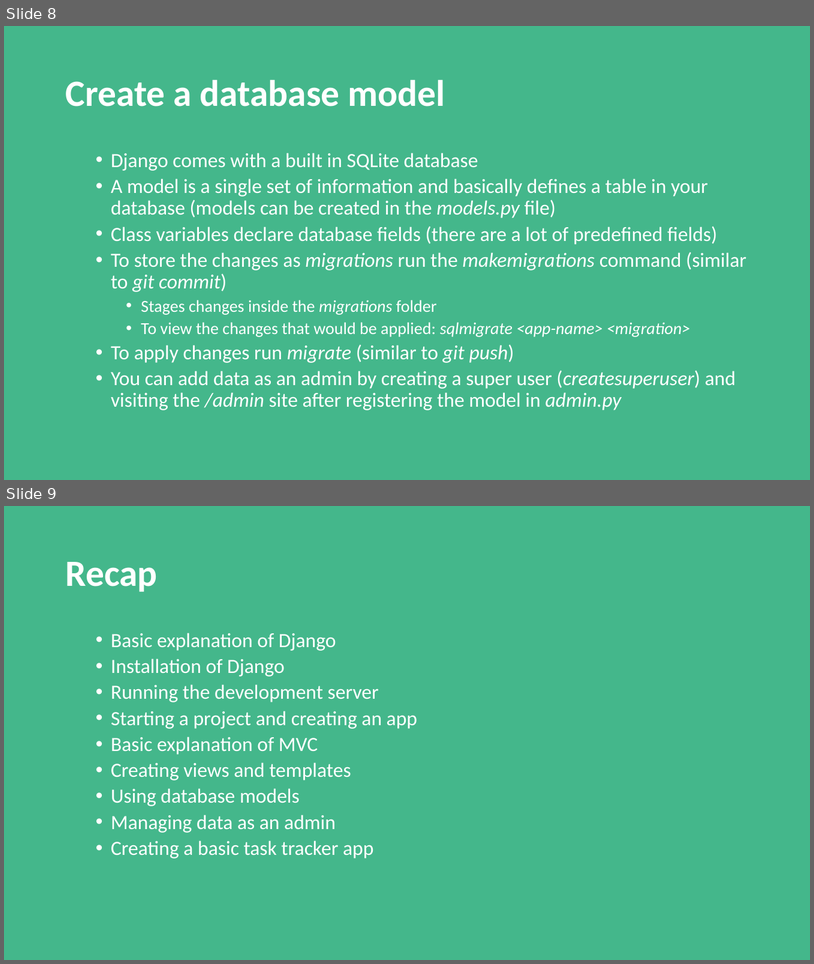
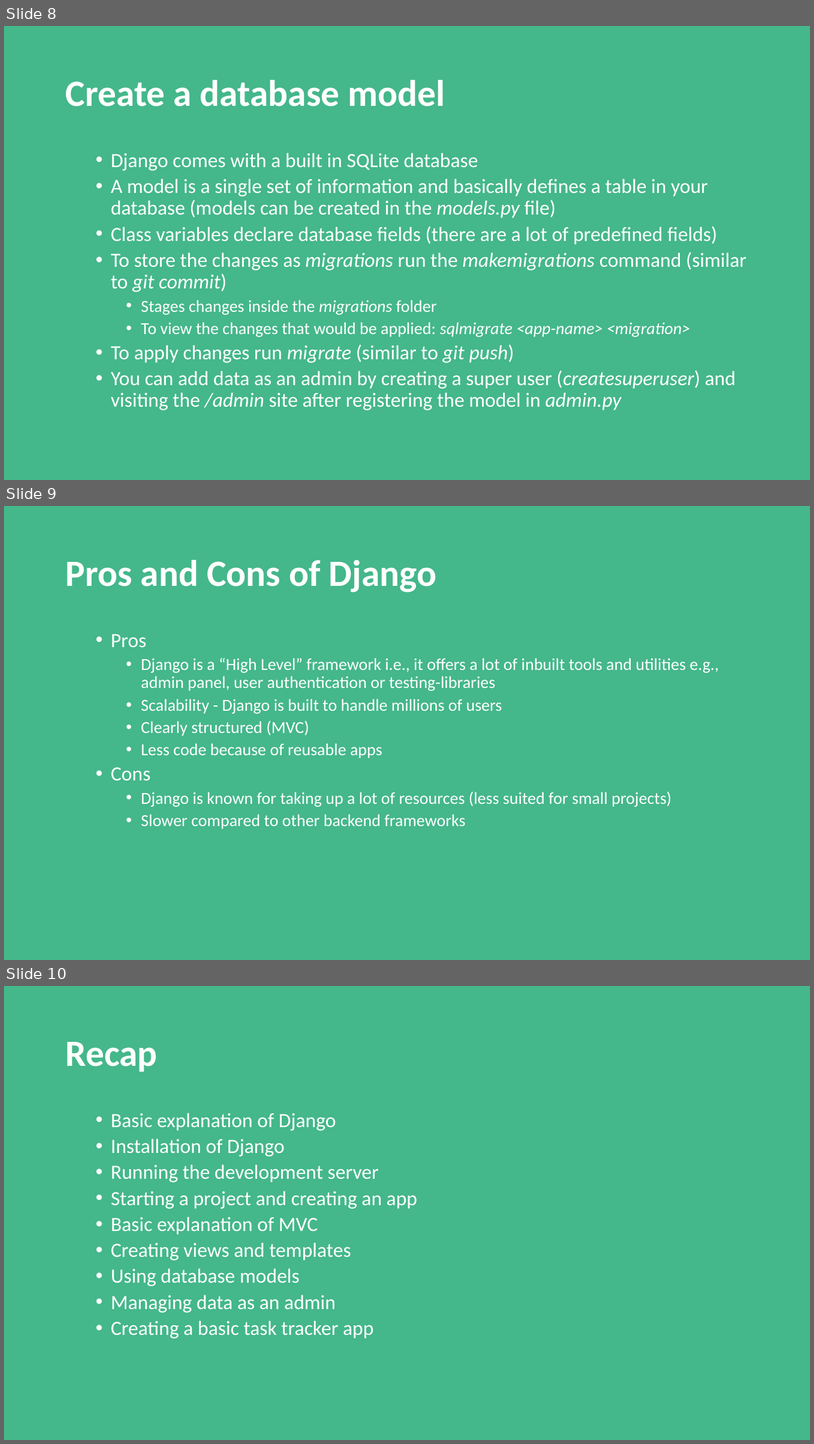
Before and after one commit to fgervasi-cell/Django-E-Portfolio, a slide deck: Django-Background-Info.pptx. Shown one above the other, each under a label of ours: slides 8 and 9 before the commit, slides 8, 9 and 10 after it. The pictures are 814x964 and 814x1444 pixels, drawn with LibreOffice and Linux fonts; fonts in the diff are those of the drawing. Boxes give left, top, right and bottom in pixels: in the first picture for what was removed or moved away, otherwise in the second. Text is boxed around its words. In the diff, an @@ line names an element or a change of style, - is before the commit and + after.

Commit message:
added slides with pros and cons

```diff
--- a/Django-Background-Info.pptx
+++ b/Django-Background-Info.pptx
@@ slide 9 added at (4, 506, 810, 960), background #44B78B @@
@@ title added at (65, 559, 437, 592), 44 pt, text #FFFFFF, bold @@
+Pros and Cons of Django
@@ text added at (111, 634, 719, 829), 20 pt, text #FFFFFF @@
+  • Pros
+    • Django is a “High Level” framework i.e., it offers a lot of inbuilt tools and utilities e.g., admin panel, user authentication or testing-libraries
+    • Scalability - Django is built to handle millions of users
+    • Clearly structured (MVC)
+    • Less code because of reusable apps
+  • Cons
+    • Django is known for taking up a lot of resources (less suited for small projects)
+    • Slower compared to other backend frameworks
@@ what was slide 9 is now slide 10 @@
```
Also in this commit, not shown: 1 other file.
